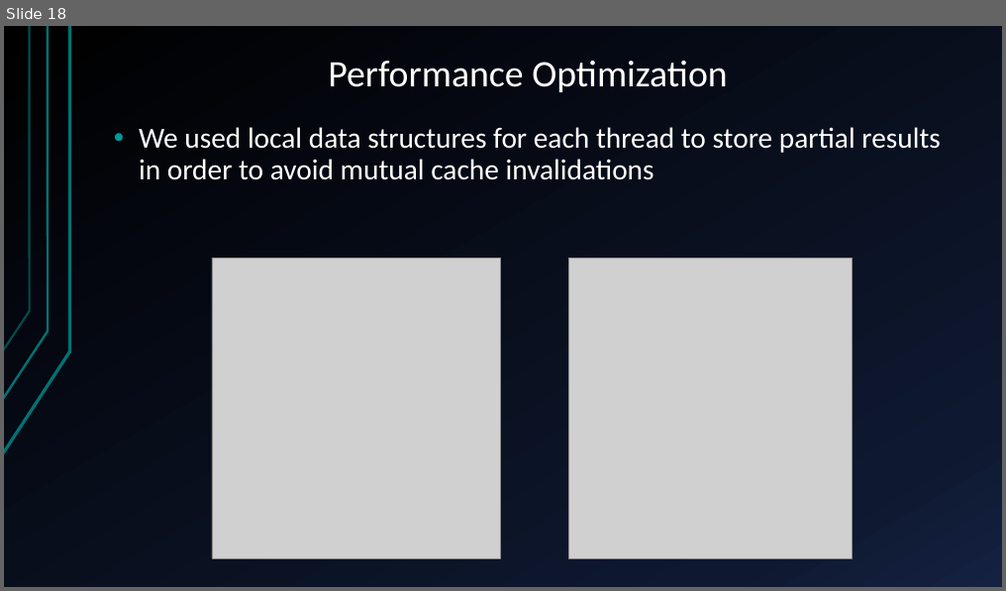
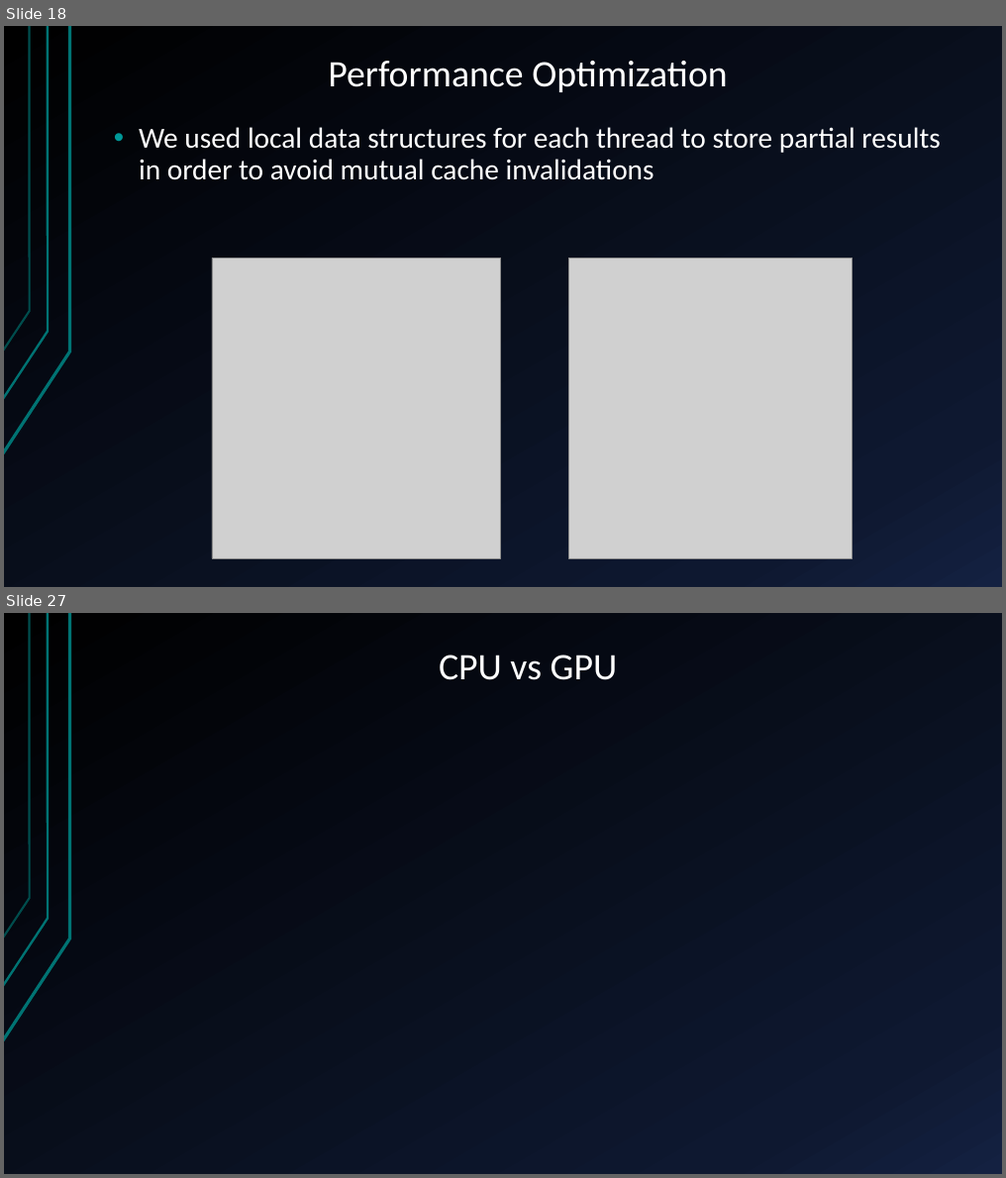
Before and after one commit to glmquint/K-Means-local, a slide deck: documentazione/presentazione.pptx. Shown one above the other, each under a label of ours: slide 18 before the commit, slides 18 and 27 after it; the slides between them are not shown. The pictures are 1006x591 and 1006x1178 pixels, drawn with LibreOffice and Linux fonts; fonts in the diff are those of the drawing; grey boxes stand for pictures; background and template pictures are left out. Boxes give left, top, right and bottom in pixels: in the first picture for what was removed or moved away, otherwise in the second. Text is boxed around its words. In the diff, an @@ line names an element or a change of style, - is before the commit and + after.

```diff
--- a/documentazione/presentazione.pptx
+++ b/documentazione/presentazione.pptx
@@ slide 27 added at (4, 613, 1002, 1174), background gradient #000000 to #0F1931 to #142242; not listed: 3 template elements that a slide beside it also shows @@
@@ title added at (439, 655, 618, 680), 36 pt, text #FFFFFF @@
+CPU vs GPU
```
Also in this commit, not shown: 2 slides changed, 8 other slides added.
